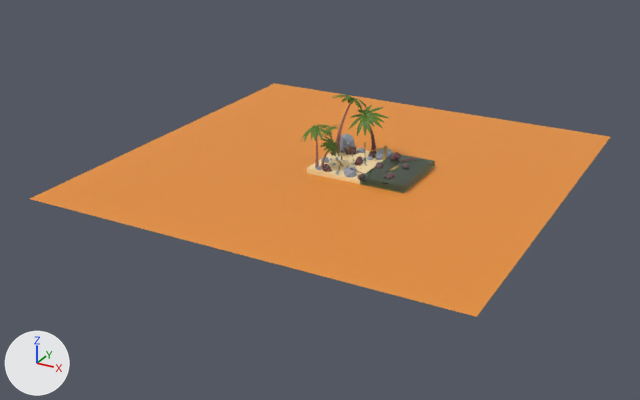
One commit to the glTF model public/assets/location/treasure-island/treasure_island.glb: the scene before it, then after it.
The view is the same before and after, from a camera (50 mm lens) standing at (32.6, -68.9, 30.3) and looking at (-3.5, -3.2, -2.5). Arrows for +X, +Y and +Z are at lower left; the lights stay in place. Where no turn or scale is listed for an object, it has been applied to the vertices.

The first picture shows 'Plane', 'foliage', 'sand', 'sea'.
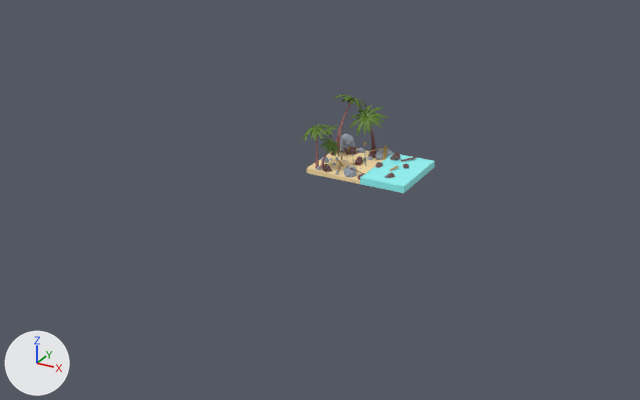
Where the change shows, as pixel boxes [x1, y1, x2, y2] in the pictures (640 x 400 px):
'Plane', deleted (orange)
    before: [30, 83, 610, 317]
'sea', surface changed (grey to cyan)
    both: [360, 153, 435, 193]

The change in detail:
In material 'sea' (mat_sea), transmission_weight is no longer 1.0.
Object 'Plane' (ob_plane) is deleted.
